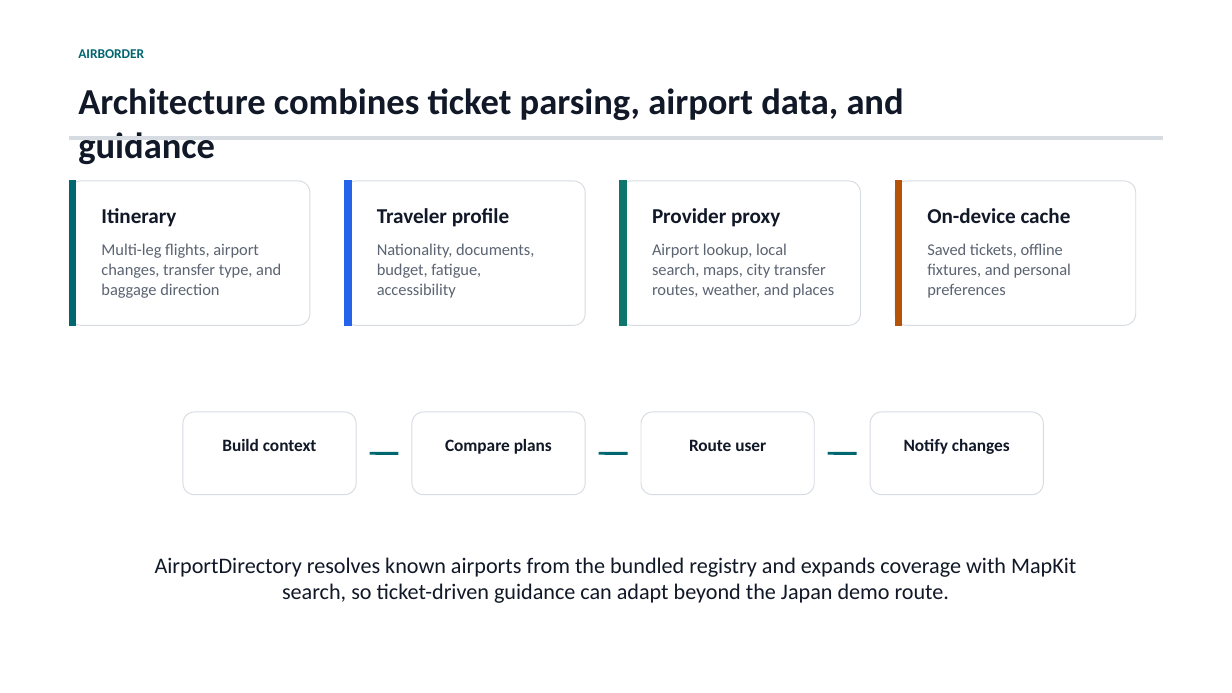
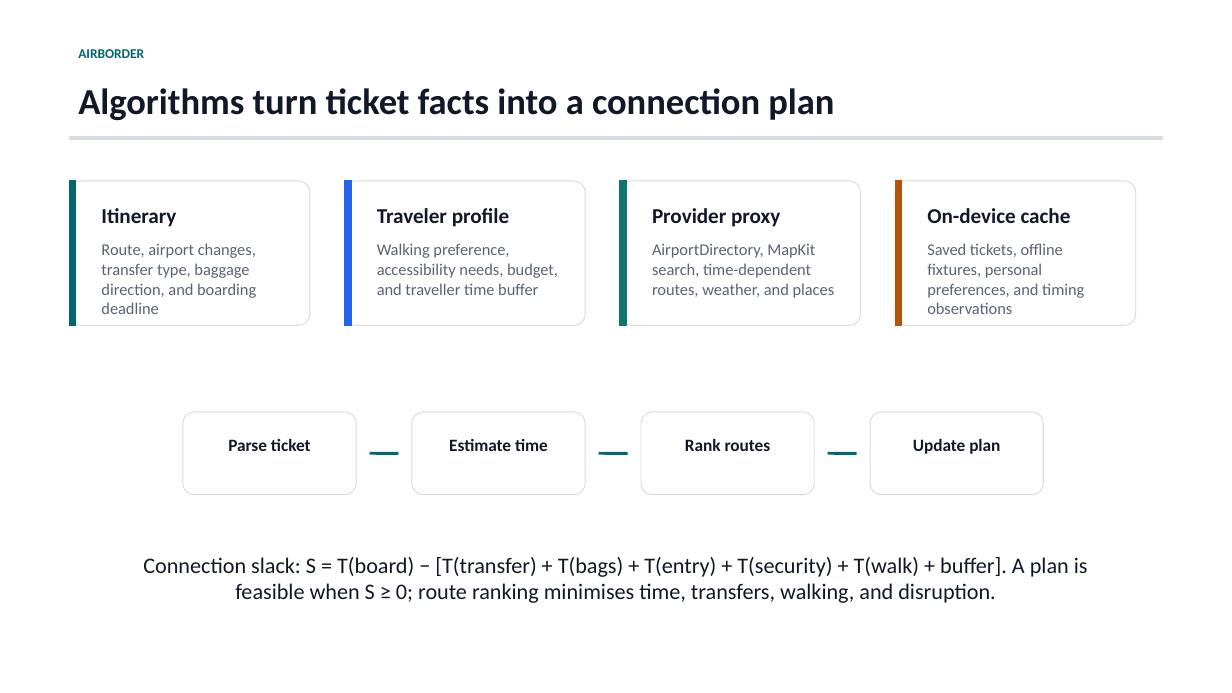
Before and after one commit to MayFairMI6/AirBorder, a slide deck: slide 11 of Submission/AirBorder-Deliverables/AirBorder-Presentation.pptx. Drawn at 1232x693 pixels with LibreOffice and Linux fonts; fonts in the diff are those of the drawing. Boxes give left, top, right and bottom in pixels: in the first picture for what was removed or moved away, otherwise in the second. Text is boxed around its words. In the diff, an @@ line names an element or a change of style, - is before the commit and + after.

```diff
--- a/Submission/AirBorder-Deliverables/AirBorder-Presentation.pptx
+++ b/Submission/AirBorder-Deliverables/AirBorder-Presentation.pptx
@@ text at (x1=78, y1=88, x2=834, y2=121): text changed @@
-Architecture combines ticket parsing, airport data, and guidance
+Algorithms turn ticket facts into a connection plan
@@ text at (x1=101, y1=243, x2=256, y2=314): text changed @@
-Multi-leg flights, airport changes, transfer type, and baggage direction
+Route, airport changes, transfer type, baggage direction, and boarding deadline
@@ text at (x1=377, y1=243, x2=558, y2=295): text changed @@
-Nationality, documents, budget, fatigue, accessibility
+Walking preference, accessibility needs, budget, and traveller time buffer
@@ text at (x1=652, y1=244, x2=835, y2=298): text changed @@
-Airport lookup, local search, maps, city transfer routes, weather, and places
+AirportDirectory, MapKit search, time-dependent routes, weather, and places
@@ text at (x1=927, y1=243, x2=1084, y2=314): text changed @@
-Saved tickets, offline fixtures, and personal preferences
+Saved tickets, offline fixtures, personal preferences, and timing observations
@@ text at (x1=228, y1=439, x2=311, y2=451): text changed @@
-Build context
+Parse ticket
@@ text at (x1=449, y1=439, x2=548, y2=451): text changed @@
-Compare plans
+Estimate time
@@ text at (x1=685, y1=439, x2=771, y2=451): text changed @@
-Route user
+Rank routes
@@ text at (x1=913, y1=439, x2=1000, y2=454): text changed @@
-Notify changes
+Update plan
@@ text at (x1=143, y1=557, x2=1088, y2=603): text changed @@
-AirportDirectory resolves known airports from the bundled registry and expands coverage with MapKit search, so ticket-driven guidance can adapt beyond the Japan demo route.
+Connection slack: S = T(board) − [T(transfer) + T(bags) + T(entry) + T(security) + T(walk) + buffer]. A plan is feasible when S ≥ 0; route ranking minimises time, transfers, walking, and disruption.
```
Also in this commit, not shown: 1 other slide changed.
